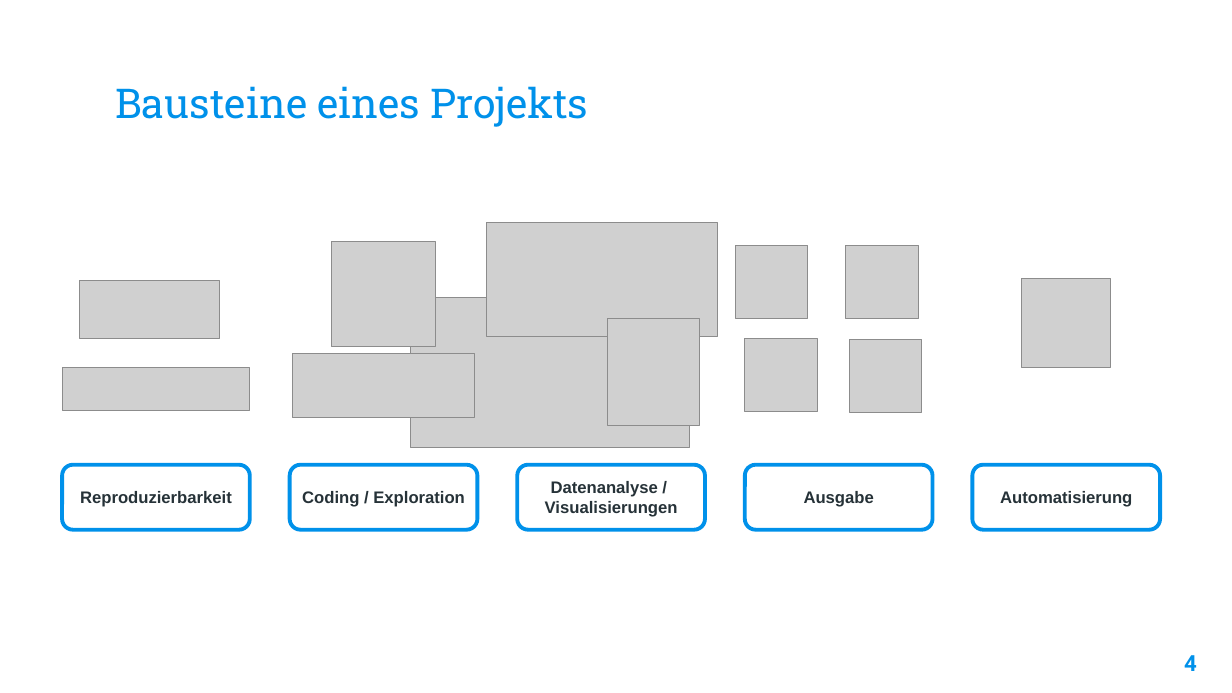
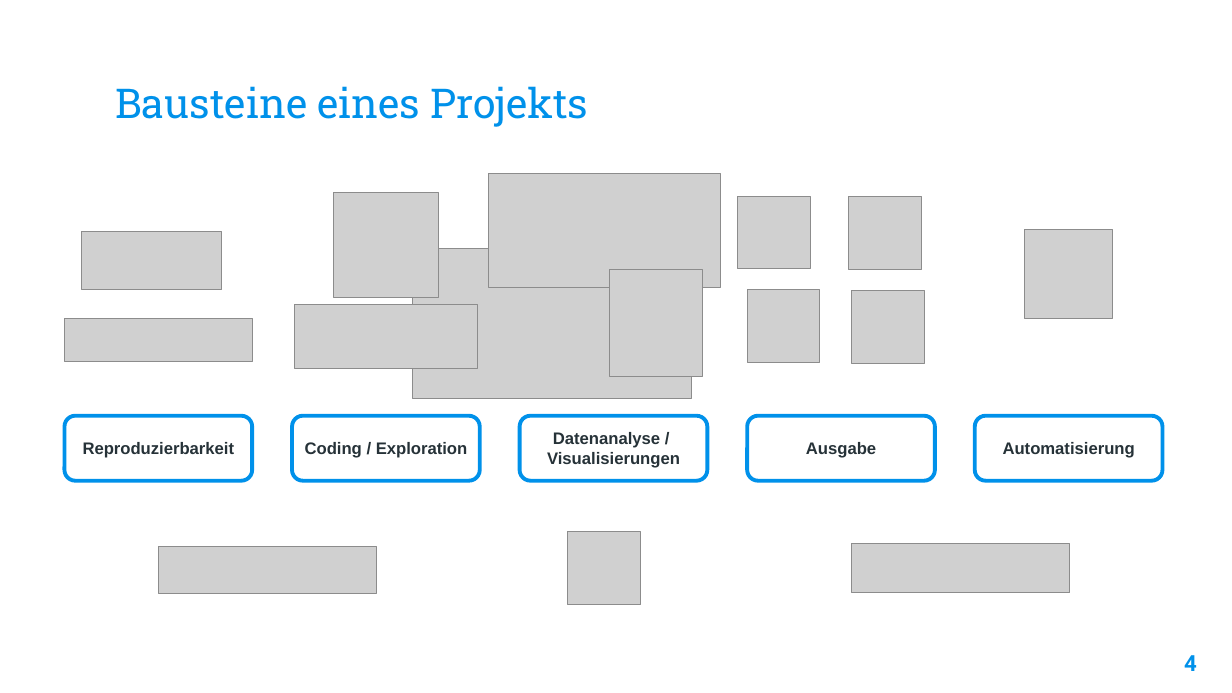
Before and after one commit to smalldatascience/Seminar_Kursunterlagen, a slide deck: slide 4 of Modul_5/taskscheduleR.pptx. Drawn at 1232x693 pixels with LibreOffice and Linux fonts; fonts in the diff are those of the drawing; grey boxes stand for pictures; background and template pictures are left out. Boxes give left, top, right and bottom in pixels: in the first picture for what was removed or moved away, otherwise in the second. Text is boxed around its words. In the diff, an @@ line names an element or a change of style, - is before the commit and + after.

Commit message:
Add LLM models

```diff
--- a/Modul_5/taskscheduleR.pptx
+++ b/Modul_5/taskscheduleR.pptx
@@ 4 pictures, 2 rounded rectangles: place and size @@
-4 pictures, 2 rounded rectangles at [290, 245, 920, 530]
+4 pictures, 2 rounded rectangles at [292, 196, 921, 481]
@@ 8 pictures, 3 rounded rectangles: place and size @@
-8 pictures, 3 rounded rectangles at [62, 223, 1160, 530]
+8 pictures, 3 rounded rectangles at [65, 174, 1163, 481]
@@ picture added at [568, 532, 641, 605] @@
@@ picture added at [158, 546, 376, 593] @@
@@ picture added at [852, 543, 1070, 592] @@
```
